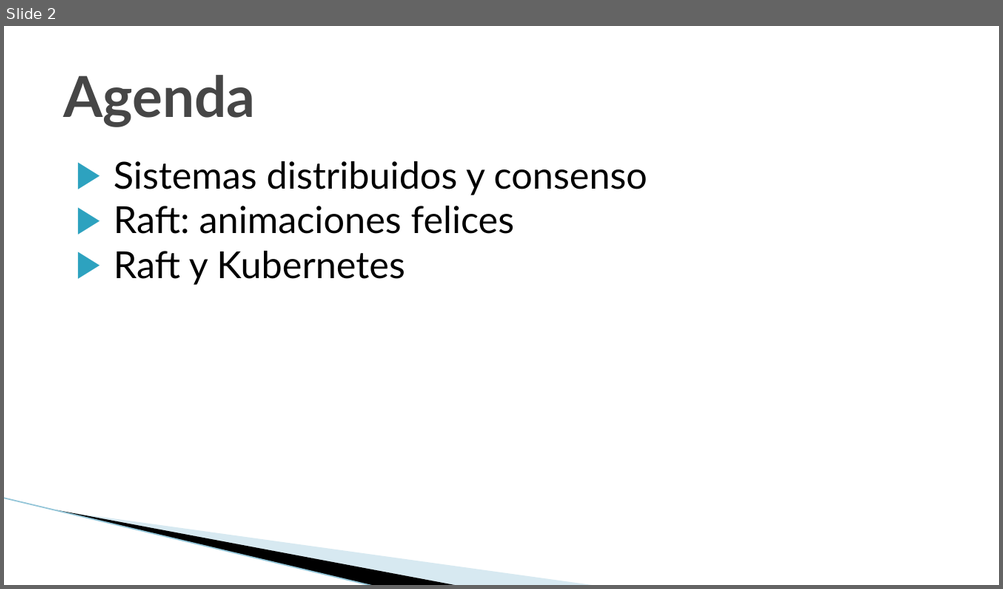
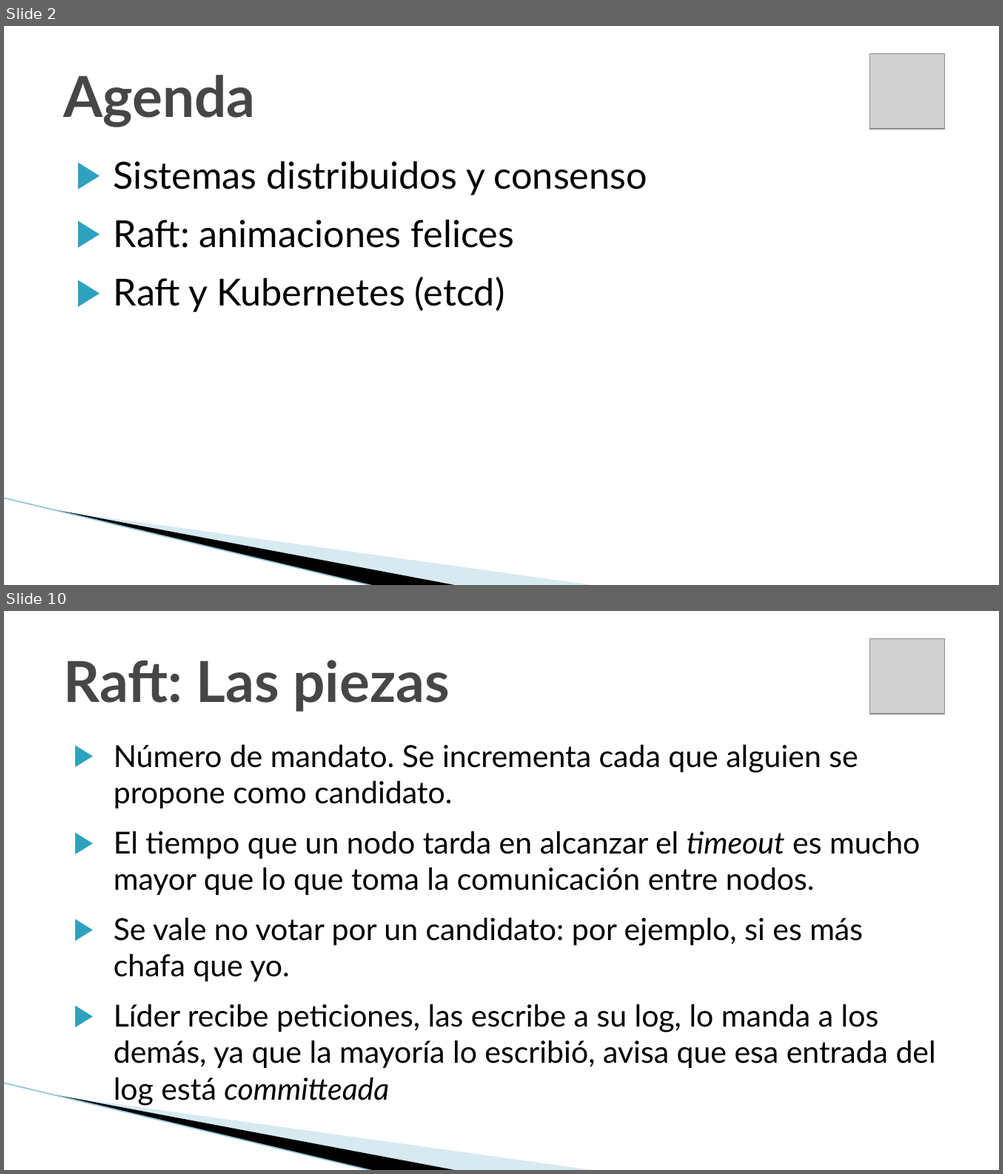
Before and after one commit to jbarbosat/mis-desmadres, a slide deck: presentaciones/cloud_native_mexico/raft_introduccion.odp. Shown one above the other, each under a label of ours: slide 2 before the commit, slides 2 and 10 after it; the slides between them are not shown. The pictures are 1003x589 and 1003x1174 pixels, drawn with LibreOffice and Linux fonts; fonts in the diff are those of the drawing; grey boxes stand for pictures; background and template pictures are left out. Boxes give left, top, right and bottom in pixels: in the first picture for what was removed or moved away, otherwise in the second. Text is boxed around its words. In the diff, an @@ line names an element or a change of style, - is before the commit and + after.

```diff
--- a/presentaciones/cloud_native_mexico/raft_introduccion.odp
+++ b/presentaciones/cloud_native_mexico/raft_introduccion.odp
@@ slide 10 added at <box>4,611,999,1170</box>, background #FFFFFF; not listed: 3 template elements that a slide beside it also shows @@
@@ picture added at <box>869,639,944,713</box> @@
@@ title added at <box>64,660,449,712</box>, 41 pt, text #464646, bold @@
+Raft: Las piezas
@@ text added at <box>114,744,936,1106</box>, 22 pt, text #000000 @@
+▶ Número de mandato. Se incrementa cada que alguien se propone como candidato.
+▶ El tiempo que un nodo tarda en alcanzar el timeout es mucho mayor que lo que toma la comunicación entre nodos.
+▶ Se vale no votar por un candidato: por ejemplo, si es más chafa que yo.
+▶ Líder recibe peticiones, las escribe a su log, lo manda a los demás, ya que la mayoría lo escribió, avisa que esa entrada del log está committeada
@@ slide 2 changed as well @@
@@ picture added at <box>869,54,944,128</box> @@
@@ text at <box>114,220,514,248</box>: more space between paragraphs @@
@@ text at <box>114,277,505,312</box>: text changed @@
-▶ Raft y Kubernetes
+▶ Raft y Kubernetes (etcd)
```
Also in this commit, not shown: 2 other slides changed, 14 other slides added, 1 other file.
